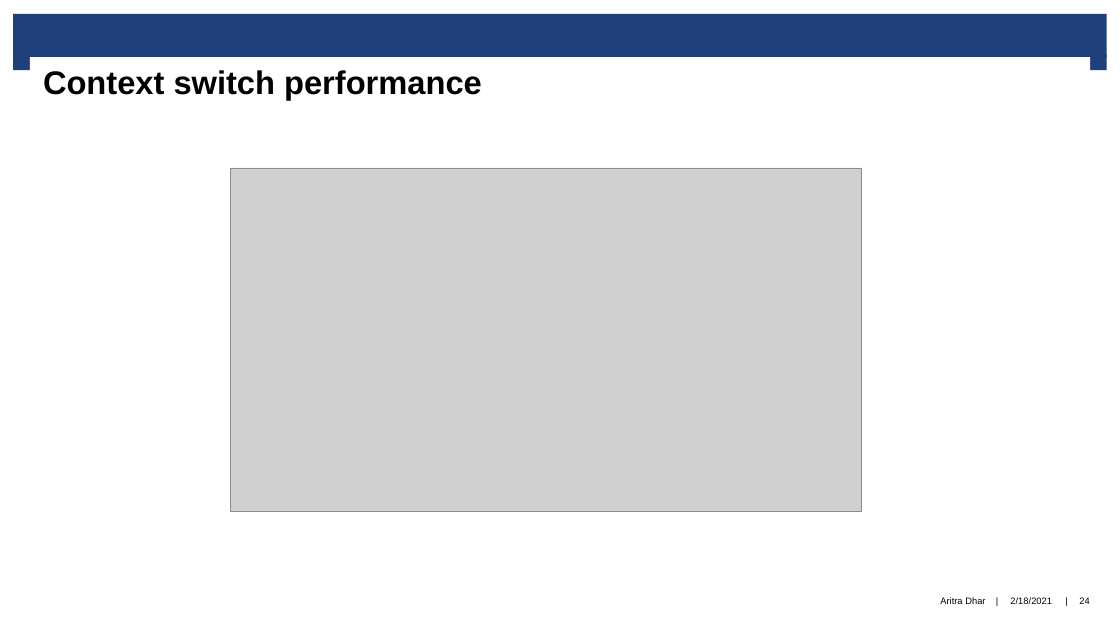
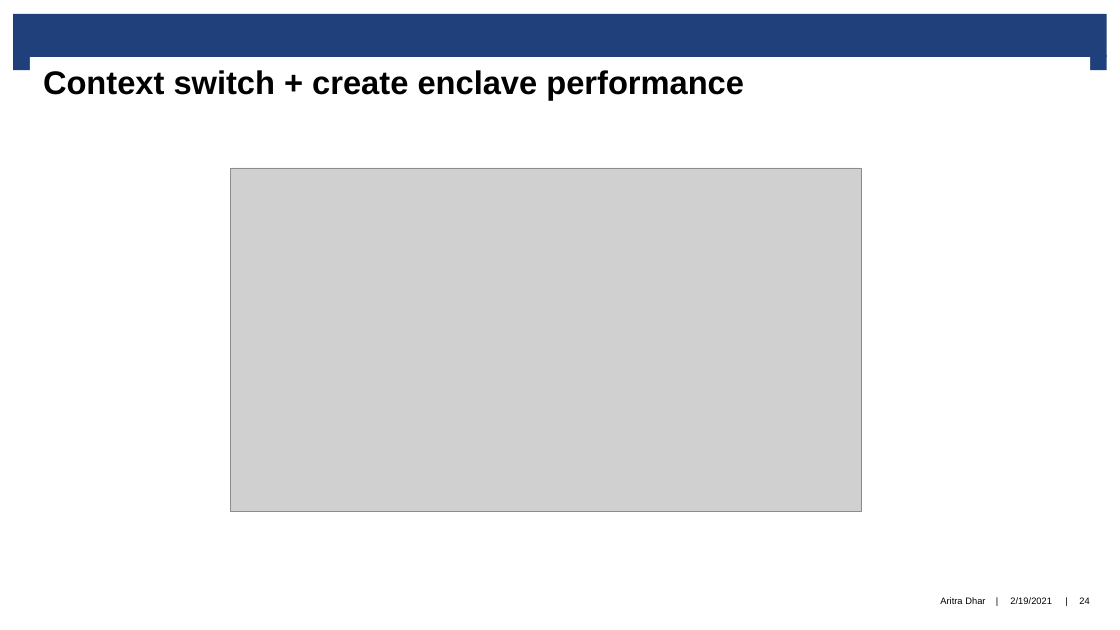
Before and after one commit to aritradhar/PhD-Thesis, a slide deck: slide 24 of chapters/PIE/slides/PIE.pptx. Drawn at 1120x630 pixels with LibreOffice and Linux fonts; fonts in the diff are those of the drawing; grey boxes stand for pictures; background and template pictures are left out. Boxes give left, top, right and bottom in pixels: in the first picture for what was removed or moved away, otherwise in the second. Text is boxed around its words. In the diff, an @@ line names an element or a change of style, - is before the commit and + after.

```diff
--- a/chapters/PIE/slides/PIE.pptx
+++ b/chapters/PIE/slides/PIE.pptx
@@ title at (x1=43, y1=70, x2=744, y2=100): text changed @@
-Context switch performance
+Context switch + create enclave performance
```
Also in this commit, not shown: 22 other slides changed, 7 other files.
